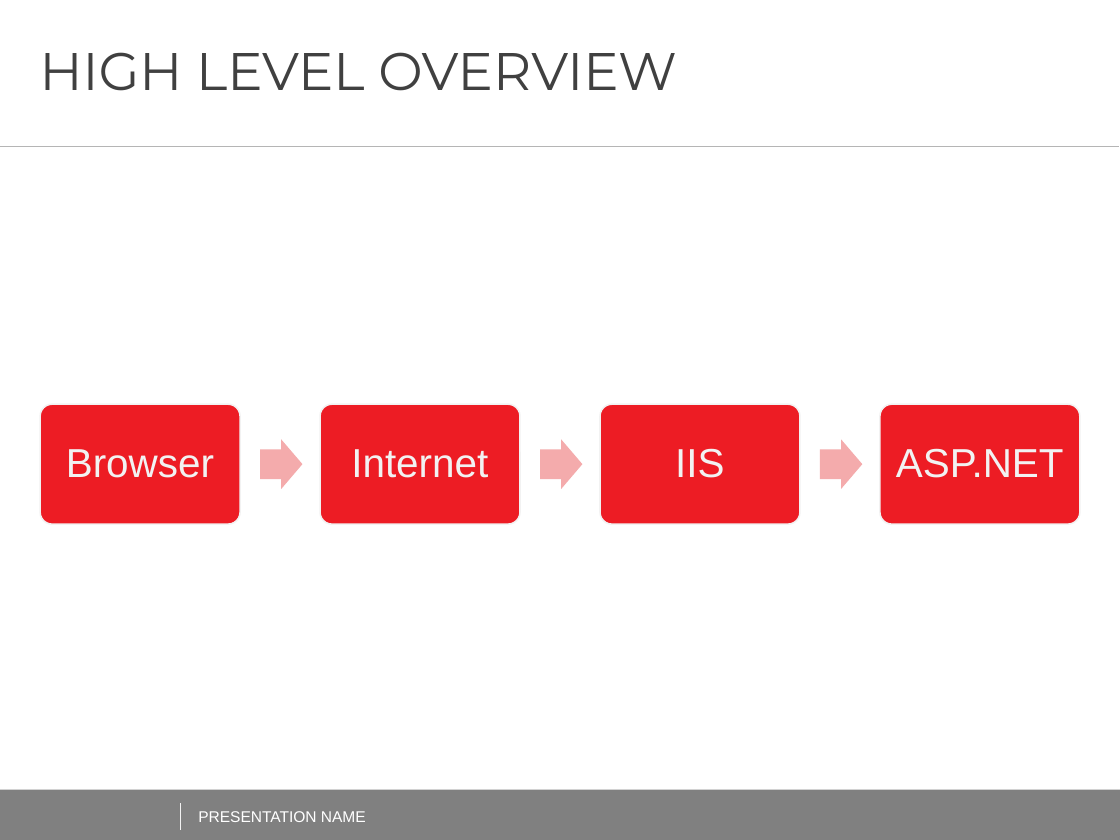
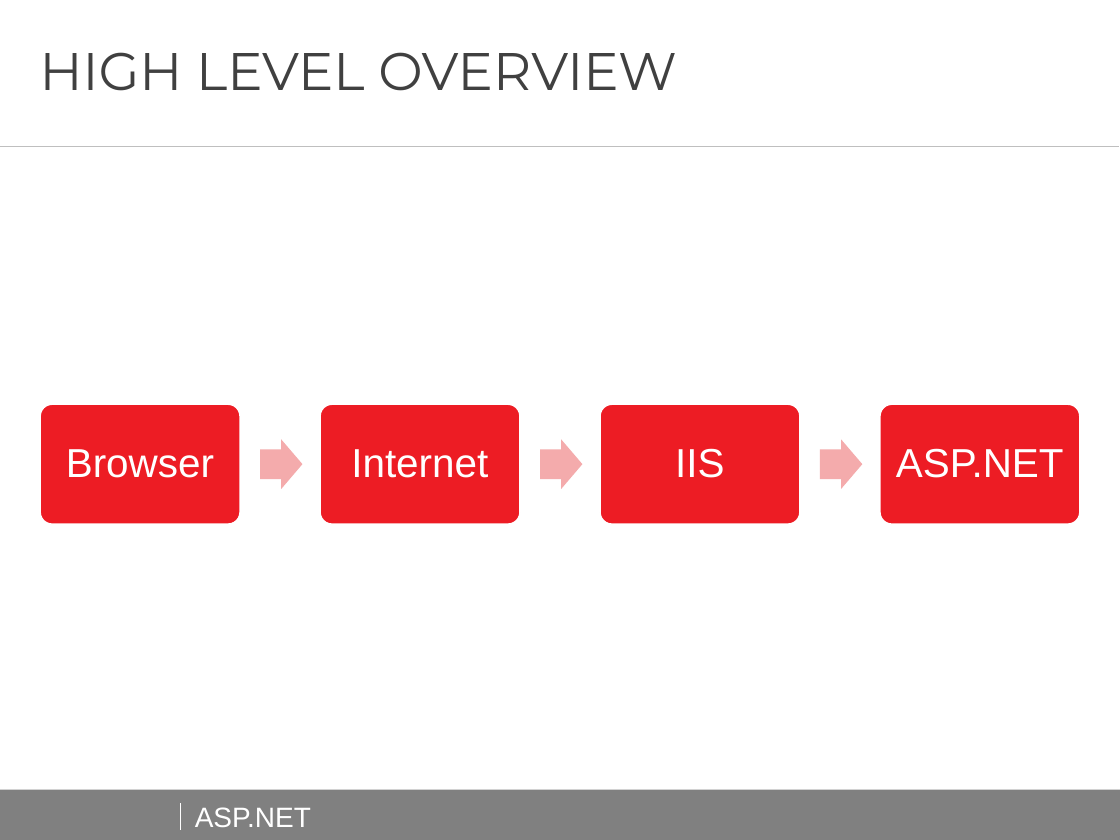
Before and after one commit to AndreiShenets/ASP.NET-Lectures, a slide deck: slide 16 of docs/ASP.NET - iTechArt 2018.pptx. Drawn at 1120x840 pixels with LibreOffice and Linux fonts; fonts in the diff are those of the drawing; background and template pictures are left out. Boxes give left, top, right and bottom in pixels: in the first picture for what was removed or moved away, otherwise in the second. Text is boxed around its words. In the diff, an @@ line names an element or a change of style, - is before the commit and + after.

```diff
--- a/docs/ASP.NET - iTechArt 2018.pptx
+++ b/docs/ASP.NET - iTechArt 2018.pptx
@@ text added at [195, 807, 311, 827], 18 pt, text #FFFFFF @@
+ASP.NET
@@ text removed at [198, 811, 366, 822] @@
-PRESENTATION NAME
```
Also in this commit, not shown: 80 other slides changed, 2 other files.
